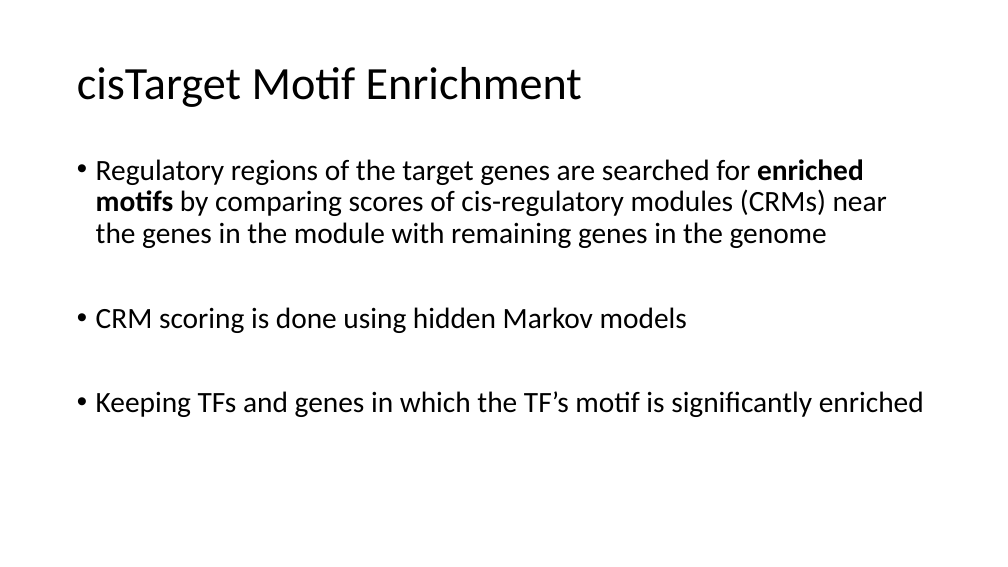
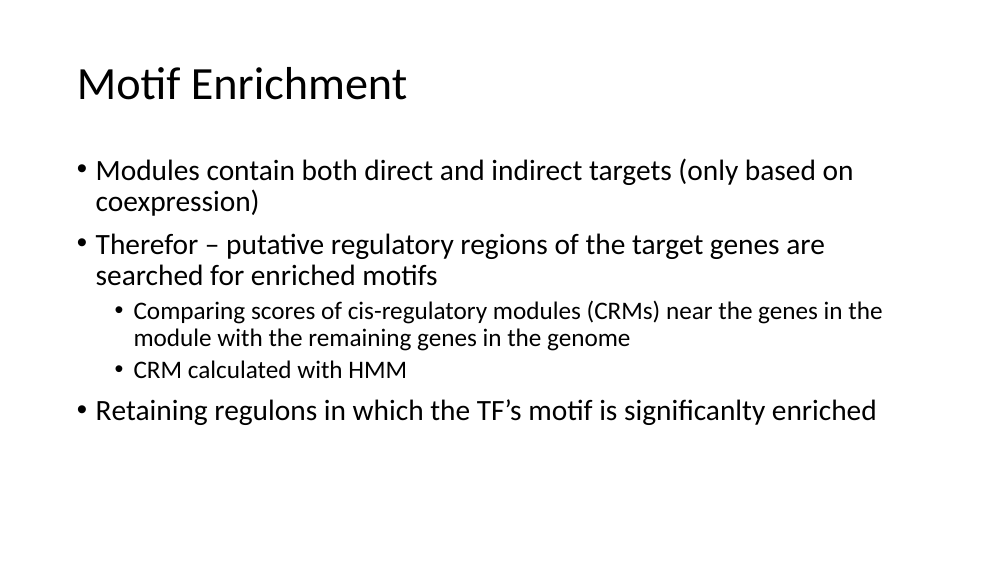
Before and after one commit to ozlembahar/devo-grn, a slide deck: slide 16 of my_notes.pptx. Drawn at 1008x567 pixels with LibreOffice and Linux fonts; fonts in the diff are those of the drawing. Boxes give left, top, right and bottom in pixels: in the first picture for what was removed or moved away, otherwise in the second. Text is boxed around its words. In the diff, an @@ line names an element or a change of style, - is before the commit and + after.

Commit message:
more detailed iRegulon

```diff
--- a/my_notes.pptx
+++ b/my_notes.pptx
@@ title at (77,67,407,100): text changed @@
-cisTarget Motif Enrichment
+Motif Enrichment
@@ text at (96,158,882,425): text changed @@
-• Regulatory regions of the target genes are searched for enriched motifs by comparing scores of cis-regulatory modules (CRMs) near the genes in the module with remaining genes in the genome
-• CRM scoring is done using hidden Markov models
-• Keeping TFs and genes in which the TF’s motif is significantly enriched
+• Modules contain both direct and indirect targets (only based on coexpression)
+• Therefor – putative regulatory regions of the target genes are searched for enriched motifs
+  • Comparing scores of cis-regulatory modules (CRMs) near the genes in the module with the remaining genes in the genome
+  • CRM calculated with HMM
+• Retaining regulons in which the TF’s motif is significanlty enriched
```
Also in this commit, not shown: 4 other slides changed, 4 slides added.
